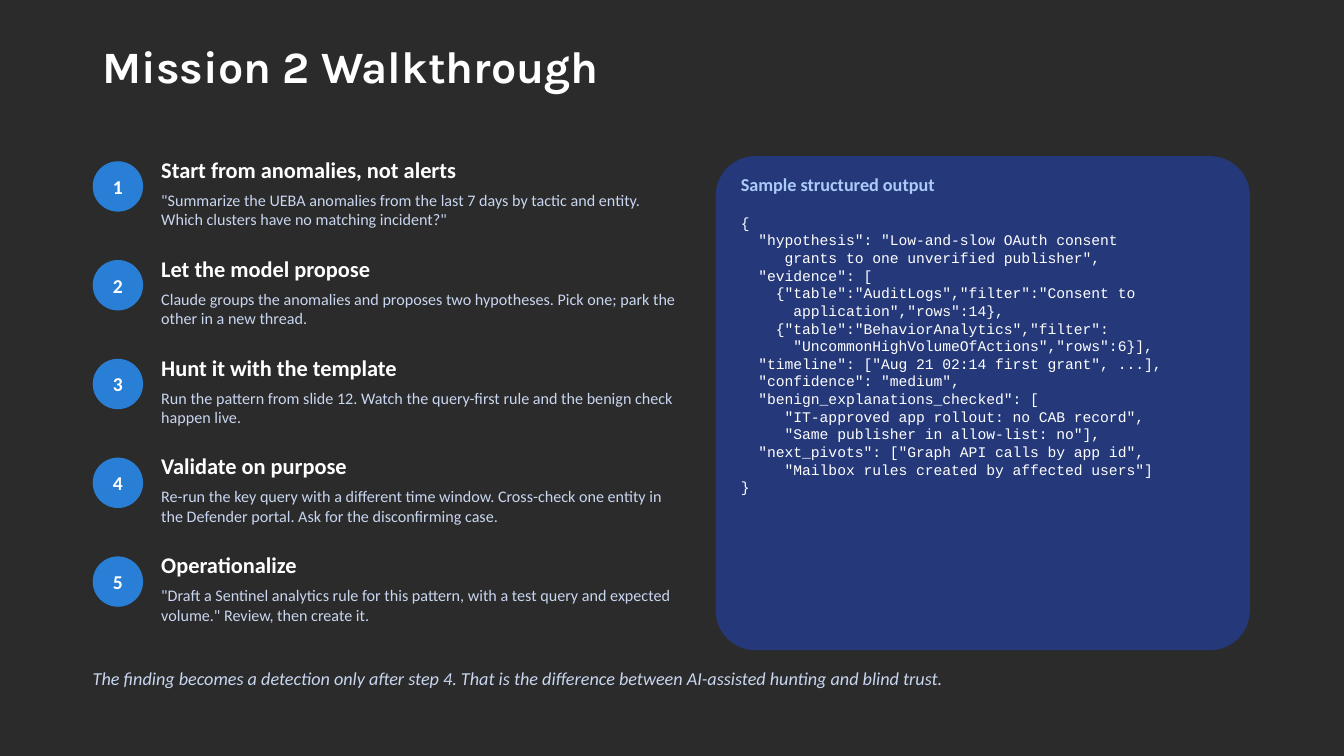
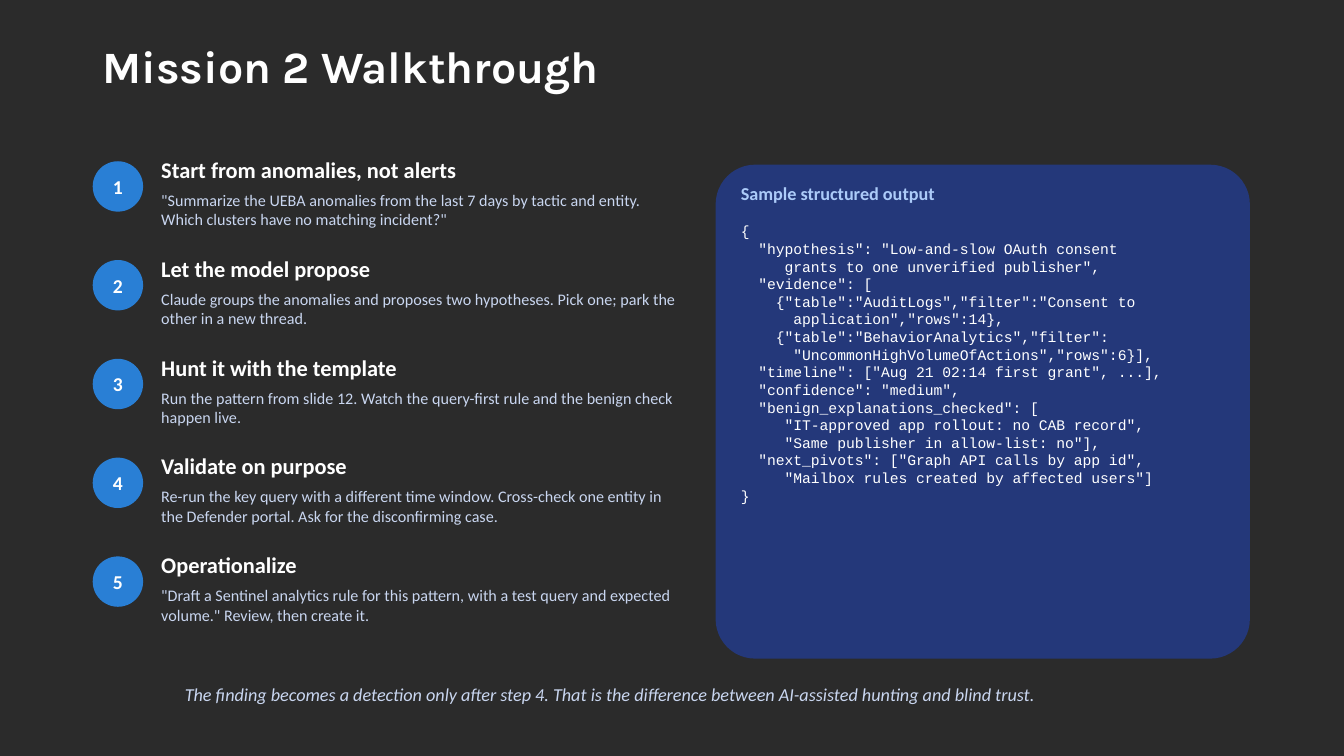
Before and after one commit to rod-trent/MMSMOA, a slide deck: slide 18 of SlideDecks/Using AI for Modern Threat Detection - MMS Midway 2026.pptx. Drawn at 1344x756 pixels with LibreOffice and Linux fonts; fonts in the diff are those of the drawing; background and template pictures are left out; a plain dark background stands for a picture behind light text. Boxes give left, top, right and bottom in pixels: in the first picture for what was removed or moved away, otherwise in the second. Text is boxed around its words. In the diff, an @@ line names an element or a change of style, - is before the commit and + after.

```diff
--- a/SlideDecks/Using AI for Modern Threat Detection - MMS Midway 2026.pptx
+++ b/SlideDecks/Using AI for Modern Threat Detection - MMS Midway 2026.pptx
@@ 2 texts, 1 rounded rectangle: place and size @@
-2 texts, 1 rounded rectangle at (716,156,1250,650)
+2 texts, 1 rounded rectangle at (716,164,1250,658)
@@ text "The finding becomes a detection ...": place and size @@
-text "The finding becomes a detection ..." at (93,672,942,688)
+text "The finding becomes a detection ..." at (185,688,1034,704)
```
Also in this commit, not shown: 7 other slides changed, 1 other file.
